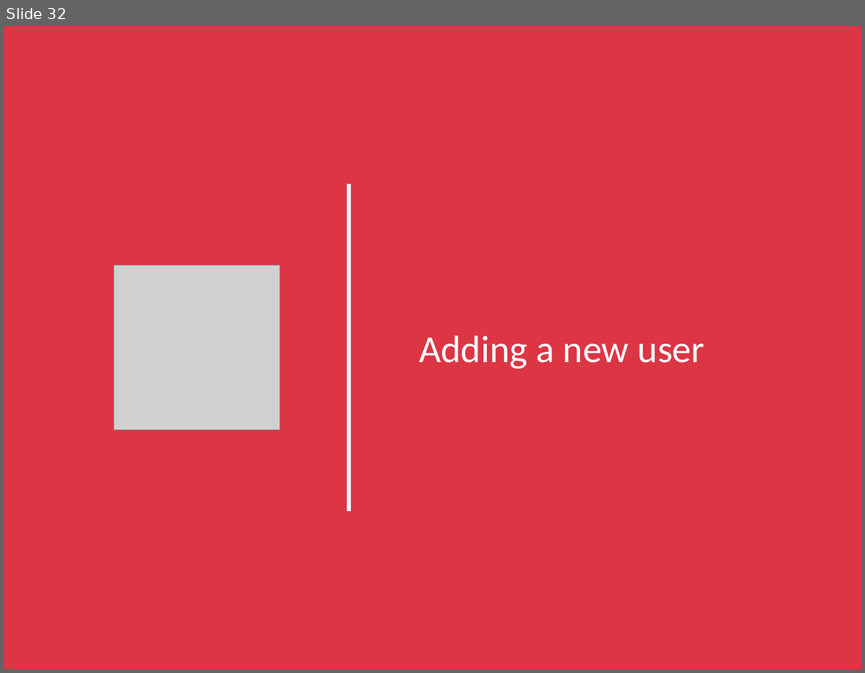
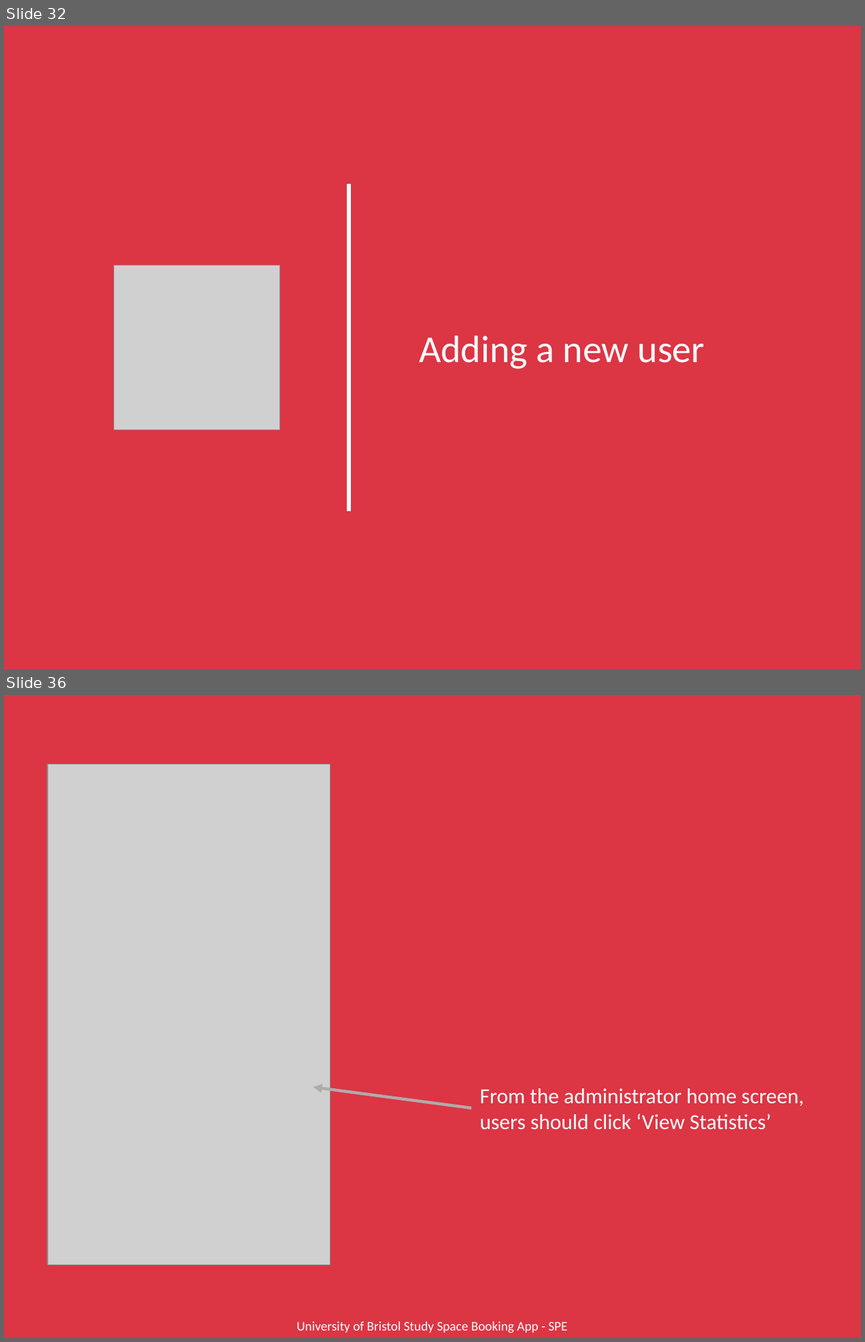
Before and after one commit to ah16165/University-Study-Space-Booking-App, a slide deck: Not_Main_Application/UserManual.pptx. Shown one above the other, each under a label of ours: slide 32 before the commit, slides 32 and 36 after it; the slides between them are not shown. The pictures are 865x673 and 865x1342 pixels, drawn with LibreOffice and Linux fonts; fonts in the diff are those of the drawing; grey boxes stand for pictures. Boxes give left, top, right and bottom in pixels: in the first picture for what was removed or moved away, otherwise in the second. Text is boxed around its words. In the diff, an @@ line names an element or a change of style, - is before the commit and + after.

```diff
--- a/Not_Main_Application/UserManual.pptx
+++ b/Not_Main_Application/UserManual.pptx
@@ slide 36 added at <box>4,695,861,1338</box>, background #DC3544 @@
@@ picture added at <box>48,764,330,1265</box> @@
@@ arrow added from (471, 1108) to (313, 1087), #AFABAB 2.5 pt @@
@@ text added at <box>480,1088,804,1130</box>, 18 pt, text #FFFFFF @@
+From the administrator home screen, users should click ‘View Statistics’
@@ text added at <box>296,1321,567,1333</box>, 11 pt, text #FFFFFF @@
+University of Bristol Study Space Booking App - SPE
```
Also in this commit, not shown: 20 slides changed, 3 other slides added, 1 slide removed, 1 other file.
